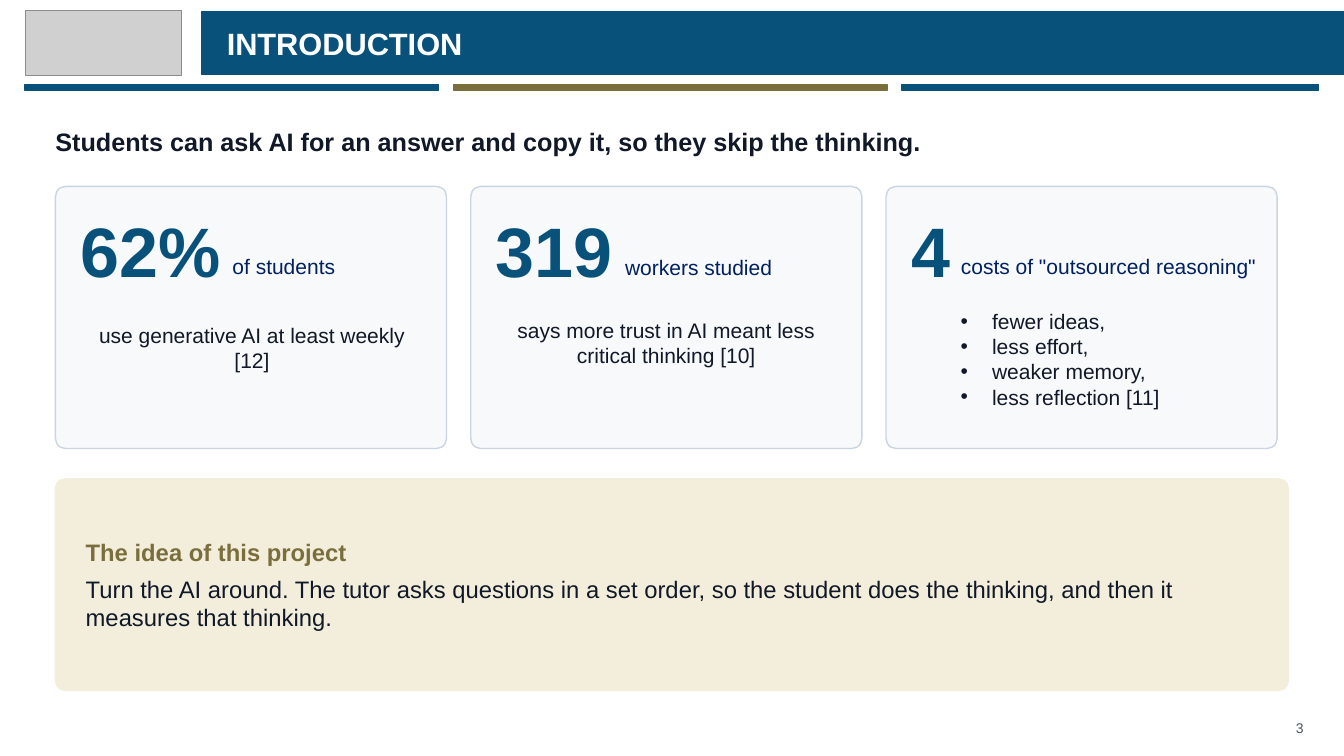
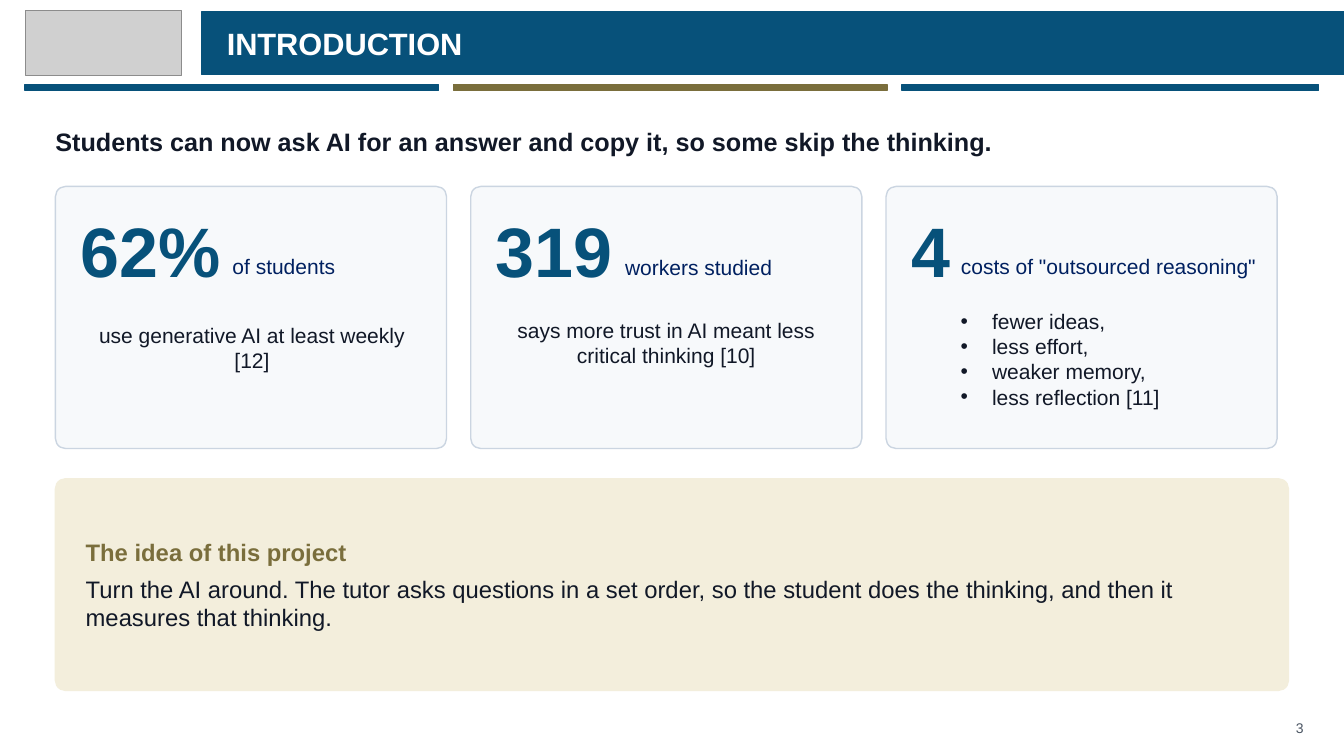
Before and after one commit to eusoffamir/Socratic-AI, a slide deck: slide 3 of docs/defence/Socratic AI Proposal Defence.pptx. Drawn at 1344x756 pixels with LibreOffice and Linux fonts; fonts in the diff are those of the drawing; grey boxes stand for pictures. Boxes give left, top, right and bottom in pixels: in the first picture for what was removed or moved away, otherwise in the second. Text is boxed around its words. In the diff, an @@ line names an element or a change of style, - is before the commit and + after.

```diff
--- a/docs/defence/Socratic AI Proposal Defence.pptx
+++ b/docs/defence/Socratic AI Proposal Defence.pptx
@@ text at [55, 132, 992, 156]: text changed @@
-Students can ask AI for an answer and copy it, so they skip the thinking.
+Students can now ask AI for an answer and copy it, so some skip the thinking.
```
Also in this commit, not shown: 3 other slides changed, 5 other files.
